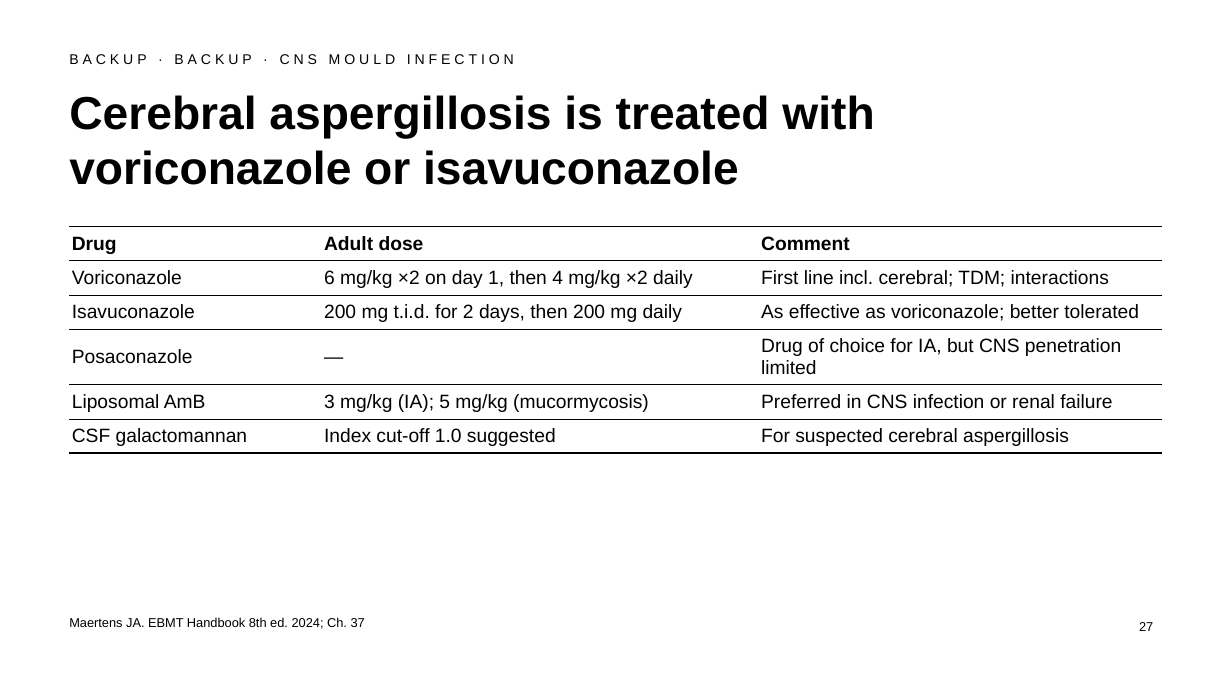
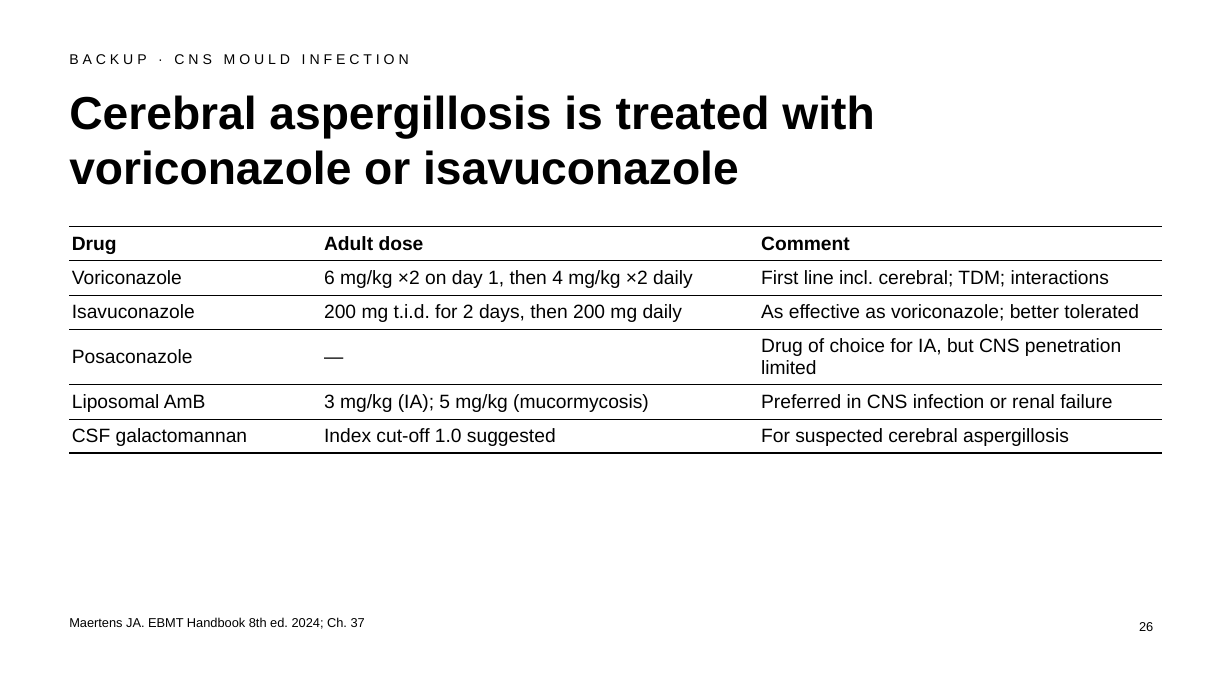
Before and after one commit to htlin222/ebmt-handbook-skill, a slide deck: slide 26 of slides/decks/s16-neurological.pptx (slide 27 before the commit). Drawn at 1232x693 pixels with LibreOffice and Linux fonts; fonts in the diff are those of the drawing. Boxes give left, top, right and bottom in pixels: in the first picture for what was removed or moved away, otherwise in the second. Text is boxed around its words. In the diff, an @@ line names an element or a change of style, - is before the commit and + after.

```diff
--- a/slides/decks/s16-neurological.pptx
+++ b/slides/decks/s16-neurological.pptx
@@ text at [69, 54, 409, 64]: text changed @@
-BACKUP · BACKUP · CNS MOULD INFECTION
+BACKUP · CNS MOULD INFECTION
@@ page number at [1139, 622, 1153, 631]: text changed @@
-27
+26
```
Also in this commit, not shown: 8 other slides changed, 1 slide removed, 1 other file.
